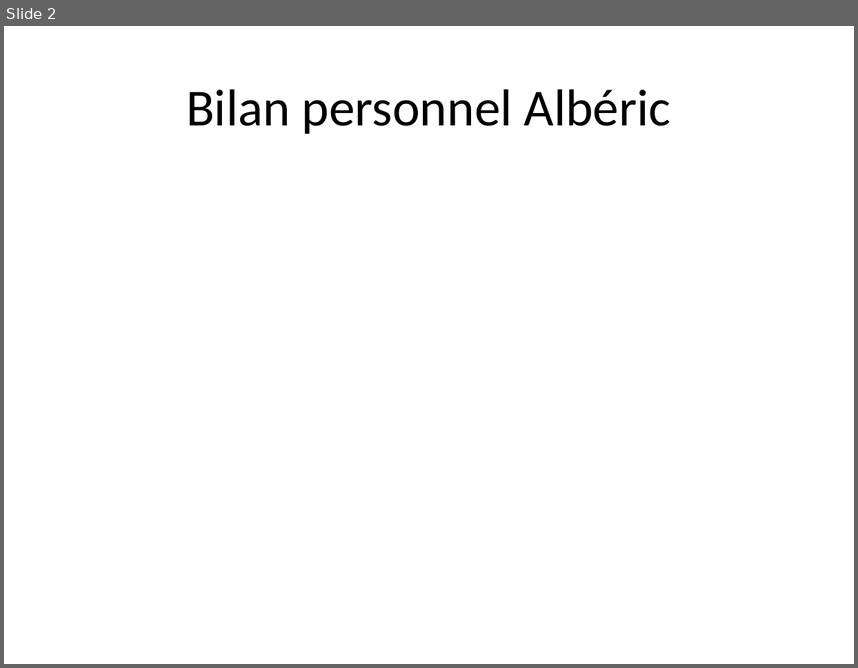
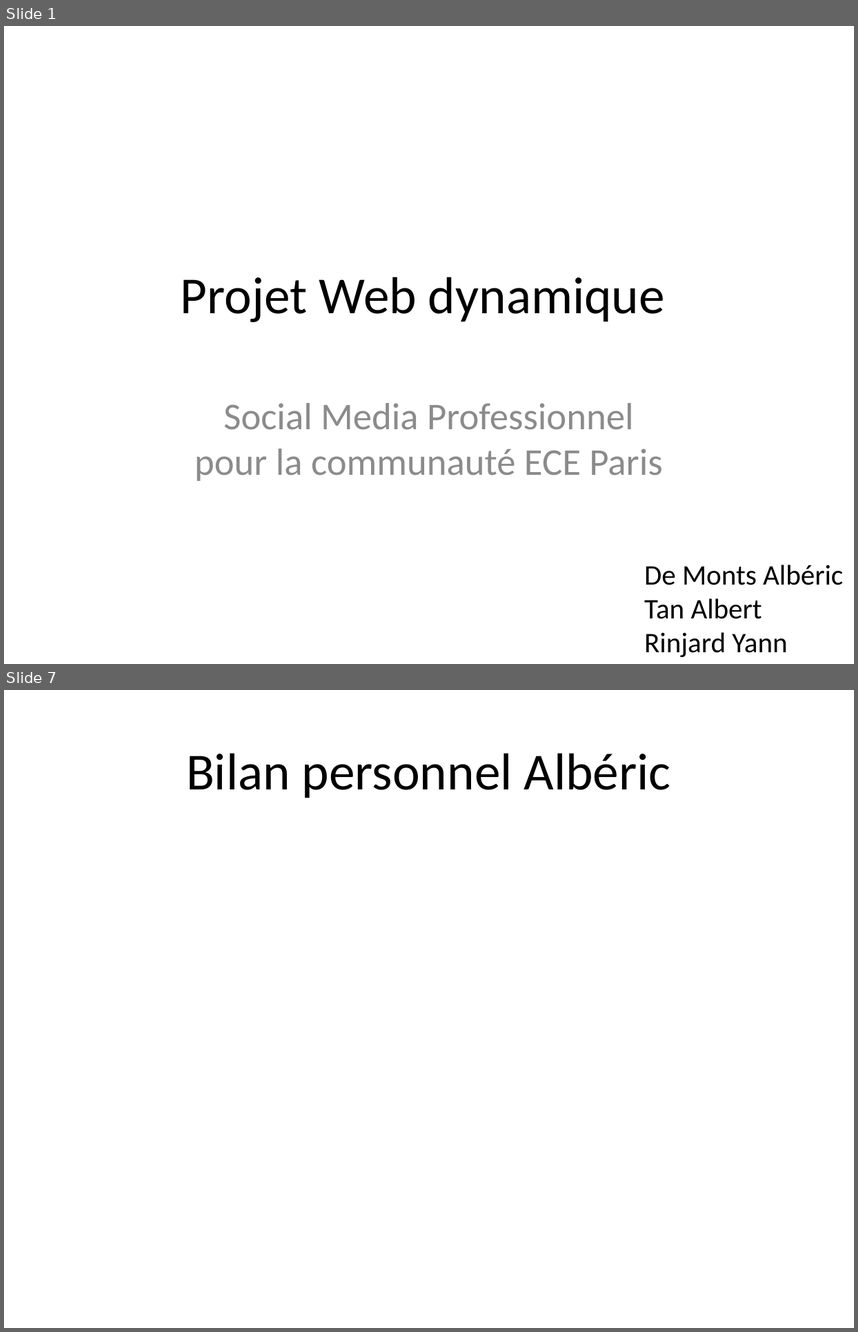
Before and after one commit to albedmds/web, a slide deck: Projet/Rendu final diapo.pptx. Shown one above the other, each under a label of ours: slide 2 before the commit, slides 1 and 7 after it; the slides between them are not shown. The pictures are 858x668 and 858x1332 pixels, drawn with LibreOffice and Linux fonts; fonts in the diff are those of the drawing. Boxes give left, top, right and bottom in pixels: in the first picture for what was removed or moved away, otherwise in the second. Text is boxed around its words. In the diff, an @@ line names an element or a change of style, - is before the commit and + after.

```diff
--- a/Projet/Rendu final diapo.pptx
+++ b/Projet/Rendu final diapo.pptx
@@ slide 1 added at [4,26,854,664], background #FFFFFF @@
@@ title added at [181,276,665,322], 44 pt, text #000000 @@
+Projet Web dynamique
@@ subtitle added at [194,403,662,481], 32 pt, text #8C8C8C @@
+Social Media Professionnel
+pour la communauté ECE Paris
@@ text added at [644,564,843,657], 24 pt, text #000000 @@
+De Monts Albéric
+Tan Albert
+Rinjard Yann
@@ what was slide 2 is now slide 7 @@
```
Also in this commit, not shown: 8 other slides added, 1 slide removed.
